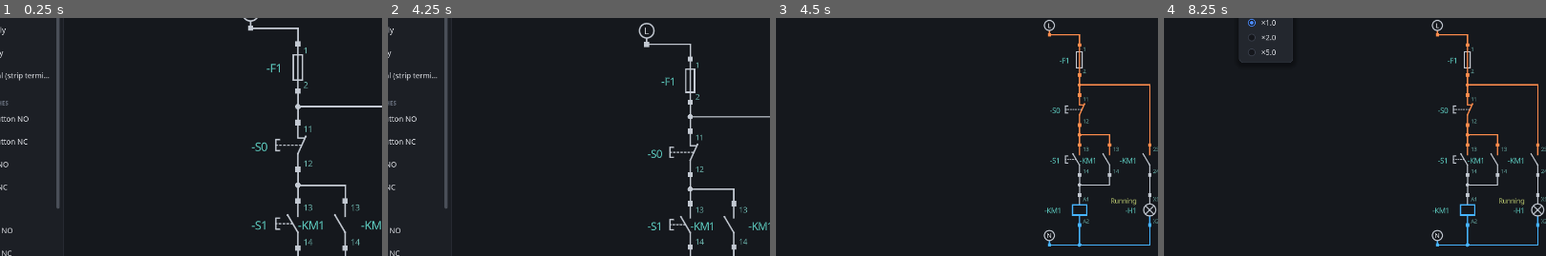
Above: before the commit, frames 1-4 (left to right).
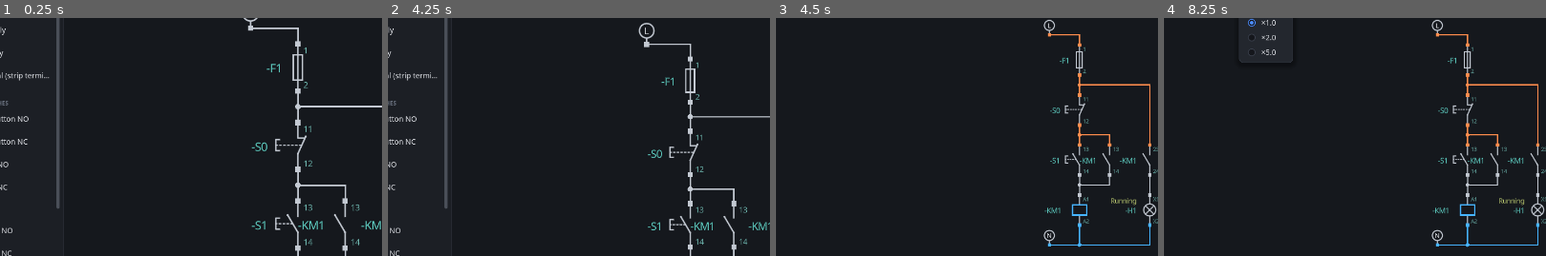
Above: after the commit, the same moments.

Repository: JarasonPC/ladder-lab
Game: Godot game, scene res://main.tscn
Same seed, same stepped clock (60 frames per second), same inputs: the game is played once before the commit and once after it.
Inputs (mouse positions are % of the whole screen's width and height, from its top left):
- Up to frame 1 (0.25 s): no input
- Up to frame 2 (4.25 s): click "Self-holding start/stop" at 0.5 s; click "Self-holding start/stop" at 1.25 s; click "File" at 2 s; click "View" at 2.75 s; click "Edit" at 3.5 s
- Up to frame 3 (4.5 s): click "Simulate" at 4.25 s
- Up to frame 4 (8.25 s): click (11, 7) at 5 s; click (11, 7) at 5.75 s; click "Vertical" at 6.5 s; click (58, 3) at 7.27 s; click "×1.0" at 8 s
The pictures show only the part of the screen within x 9-59%, y 19-69%; the shares and areas given below are measured in that part.

Frames 1-2 are identical in both runs. In frame 3, 0.2% of the frame differs, in the area x 71-98%, y 5-95%; in frame 4, 0.2%.

Commit message:
Smooth movement and blade-fixed marks everywhere, breakers start open
- Every moving part (contacts, changeovers, main contacts, fuse holders,
  breakers, buttons) moves smoothly to its new position
- Delay marks and overload hooks are fixed to the blade and turn with it;
  button and switch heads stay upright
- Circuit breakers and fuse holders start switched off
- Voltage colour stops at the terminal squares; symbols keep the line colour

Co-Authored-By: Claude Opus 5.5 <noreply@anthropic.com>
Claude-Session: https://claude.ai/code/session_0195W1p1hzfqGfpWqfXK2WuV

Diff:
--- a/sim/components/circuit_breaker.gd
+++ b/sim/components/circuit_breaker.gd
@@ -1,9 +1,10 @@
 class_name CircuitBreaker
 extends ProtectiveDevice
 ## Circuit breaker (terminals 1-2). Trips on a short circuit through it and
-## can be switched off and on by hand; switching on again resets a trip.
+## can be switched off and on by hand; switching on again resets a trip. It
+## starts switched off.
 
-var switched_on: bool = true
+var switched_on: bool = false
 
 
 func toggle() -> void:
--- a/sim/components/fuse.gd
+++ b/sim/components/fuse.gd
@@ -7,8 +7,8 @@
 
 ## Mounted in a fuse holder that can be opened (design data).
 var holder: bool = false
-## A fuse holder is closed (simulation state).
-var switched_on: bool = true
+## A fuse holder is closed (simulation state; holders start open).
+var switched_on: bool = false
 
 
 func _closed_by_state() -> bool:
--- a/sim/components/motor_breaker.gd
+++ b/sim/components/motor_breaker.gd
@@ -2,10 +2,10 @@
 extends PoleDevice
 ## Multi-pole circuit breaker (2-4 poles; 3 poles as a motor protective
 ## breaker, designation "Q1").
-## Fault current through any pole trips all poles; it is switched off and on
+## It starts switched off. Fault current through any pole trips all poles; it is switched off and on
 ## by hand, and switching on resets a trip.
 
-var switched_on: bool = true
+var switched_on: bool = false
 var tripped: bool = false
 
 
--- a/sim/components/three_pole_fuse.gd
+++ b/sim/components/three_pole_fuse.gd
@@ -9,8 +9,8 @@
 var blown: PackedByteArray = PackedByteArray([0, 0, 0])
 ## Mounted in a fuse holder that can be opened (design data).
 var holder: bool = false
-## A fuse holder is closed (simulation state).
-var switched_on: bool = true
+## A fuse holder is closed (simulation state; holders start open).
+var switched_on: bool = false
 
 
 func _init(p_designation: String) -> void:
--- a/test/unit/test_protection_faults.gd
+++ b/test/unit/test_protection_faults.gd
@@ -73,6 +73,8 @@
 	_fused_doc()
 	doc.replace_component("F1", CircuitBreaker.new("F1"))
 	var breaker: CircuitBreaker = doc.circuit.get_component("F1") as CircuitBreaker
+	assert_false(breaker.is_closed(), "a breaker starts switched off")
+	breaker.toggle()
 	_switch("S1", true)
 	_switch("S2", true)
 	sim.step()
--- a/test/unit/test_three_phase.gd
+++ b/test/unit/test_three_phase.gd
@@ -9,11 +9,19 @@
 const CCW := ThreePhaseMotor.Direction.COUNTERCLOCKWISE
 
 
+## Breakers and fuse holders start switched off: these tests switch them on.
 func _sim(doc: SchematicDocument, realistic: bool = false) -> Simulator:
+	_switch_on_protection(doc)
 	var sim: Simulator = Simulator.new(doc.circuit)
 	sim.mode = Simulator.Mode.REALISTIC if realistic else Simulator.Mode.IDEAL
 	sim.step()
 	return sim
+
+
+func _switch_on_protection(doc: SchematicDocument) -> void:
+	for c: CircuitComponent in doc.circuit.get_components():
+		if c is Fuse or c is ThreePoleFuse or c is CircuitBreaker or c is MotorBreaker:
+			c.set("switched_on", true)
 
 
 ## Steps [param seconds] in small steps; returns the event texts.
@@ -252,6 +260,7 @@
 
 func test_motor_breaker_trips_all_poles() -> void:
 	var breaker: MotorBreaker = MotorBreaker.new("Q1")
+	breaker.switched_on = true
 	var setup: Array = _protected_short(breaker, true)
 	var sim: Simulator = setup[1]
 	(setup[2] as LatchingSwitch).set_switched_on(true)
@@ -341,6 +350,9 @@
 	assert_true(lamp.energized)
 	var single: Fuse = Fuse.new("F2")
 	single.holder = true
+	assert_false(single.is_closed(), "a holder starts open")
+	single.toggle()
+	assert_true(single.is_closed())
 	single.toggle()
 	assert_false(single.is_closed(), "a 1-pole holder opens too")
 	assert_true(DocumentSerializer.component_from_dict(DocumentSerializer.component_to_dict(single)).holder)
--- a/ui/symbols/breaker_symbol.gd
+++ b/ui/symbols/breaker_symbol.gd
@@ -25,25 +25,8 @@
 const MAGNETIC: PackedVector2Array = [Vector2(-11, 31.5), Vector2(-19, 35.5), Vector2(-11, 39.5), Vector2(-11, 31.5)]
 
 
-## Seconds the blade takes to swing on the drawing.
-const SWING_TIME: float = 0.18
-
-## Shown opening of the blade, 0 closed .. 1 open, following the state
-## smoothly; -1 until set.
-var _shown: float = -1.0
-
-
 func flips_when_horizontal() -> bool:
 	return true
-
-
-func _process(delta: float) -> void:
-	var target: float = 0.0 if _closed() else 1.0
-	if _shown < 0.0:
-		_shown = target
-	elif _shown != target:
-		_shown = move_toward(_shown, target, delta / SWING_TIME)
-		queue_redraw()
 
 
 func _closed() -> bool:
@@ -63,7 +46,7 @@
 func _draw_shape(_color: Color, _width: float) -> void:
 	var tripped: bool = (component as MotorBreaker).tripped if component is MotorBreaker else (component as CircuitBreaker).tripped
 	var poles: int = component.get_terminal_names().size() / 2
-	var opening: float = _shown if _shown >= 0.0 else (0.0 if _closed() else 1.0)
+	var opening: float = shown("blade", 0.0 if _closed() else 1.0)
 	var tip: Vector2 = CLOSED_TIP.lerp(OPEN_TIP, opening)
 	# The releases are fixed to the blade: drawn for the closed blade and
 	# turned with it about the pivot.
--- a/ui/symbols/changeover_symbol.gd
+++ b/ui/symbols/changeover_symbol.gd
@@ -9,7 +9,6 @@
 const NO_END := Vector2(0, 20)
 const NC_TIP := Vector2(10, 18)
 const NO_TIP := Vector2(-3, 20)
-const OPEN_TIP := Vector2(-13, 18)
 
 
 func _designation_anchor() -> Vector2:
@@ -24,19 +23,19 @@
 	aa_line(Vector2(0, 0), NO_END, lead_color(2), lead_width(2))
 	aa_line(Vector2(G, 0), Vector2(G, 20), lead_color(1), lead_width(1))
 	aa_line(Vector2(G, 20), Vector2(9, 20), lead_color(1), lead_width(1))
-	var tip: Vector2
+	# Heading for the NO side (1) or resting on the NC side (0), moving smoothly.
+	var target: float = contact.get_travel()
 	if contact.is_path_closed(ChangeoverContact.PATH_NO):
-		tip = NO_TIP
+		target = 1.0
 	elif contact.is_path_closed(ChangeoverContact.PATH_NC):
-		tip = NC_TIP
-	else:
-		# In transit (or burnt): between the two fixed contacts.
-		var t: float = clampf(contact.get_travel(), 0.15, 0.85)
-		tip = NC_TIP.lerp(OPEN_TIP, t)
+		target = 0.0
+	var tip: Vector2 = NC_TIP.lerp(NO_TIP, shown("blade", target))
 	draw_blade(PIVOT, tip, lead_color(0), lead_width(0))
 	if contact.delayed:
+		# The delay mark is fixed to the blade and turns with it.
 		var mark: Color = SchematicTheme.WARNING if warning else SchematicTheme.LINE
-		ContactSymbol.draw_delay_mark(self, PIVOT.lerp(tip, 0.5), mark)
+		var turn: float = (tip - PIVOT).angle() - (NC_TIP - PIVOT).angle()
+		ContactSymbol.draw_delay_mark(self, PIVOT.lerp(NC_TIP, 0.5), mark, PIVOT, turn)
 
 
 func _draw_labels() -> void:
--- a/ui/symbols/contact_symbol.gd
+++ b/ui/symbols/contact_symbol.gd
@@ -17,40 +17,28 @@
 ## An open NC blade swings further away from its stop, on the same side.
 const NC_OPEN_TIP := Vector2(18, 24)
 const HOOK_END := Vector2(9, 20)
-## Seconds a button or switch takes to move on the drawing.
-const ACTUATOR_TIME: float = 0.12
-
-## Shown position of a button or switch: 0 at rest, 1 operated. It follows
-## the state smoothly, so pressing is seen as a movement; -1 until set.
-var _shown: float = -1.0
 
 
 func flips_when_horizontal() -> bool:
 	return true
 
 
-func _process(delta: float) -> void:
-	if not _is_manual():
-		set_process(false)
-		return
-	var target: float = 1.0 if _actuated() else 0.0
-	if _shown < 0.0:
-		_shown = target
-	elif _shown != target:
-		_shown = move_toward(_shown, target, delta / ACTUATOR_TIME)
-		queue_redraw()
-
-
 func _is_manual() -> bool:
 	return component is PushButton or component is LatchingSwitch
 
 
-func _actuated() -> bool:
+## Where the contact is heading: 0 at rest, 1 operated (an NO closed, an NC
+## open); between while its armature travels.
+func _operated() -> float:
+	var element: SwitchingElement = component as SwitchingElement
 	if component is PushButton:
-		return (component as PushButton).pressed
+		return 1.0 if (component as PushButton).pressed else 0.0
 	if component is LatchingSwitch:
-		return (component as LatchingSwitch).switched_on
-	return false
+		return 1.0 if (component as LatchingSwitch).switched_on else 0.0
+	if element.get_armature() != null and element.fault == SwitchingElement.Fault.NONE:
+		return element.get_travel()
+	var is_nc: bool = element.contact_type == SwitchingElement.ContactType.NC
+	return 1.0 if element.is_closed() != is_nc else 0.0
 
 
 func is_interactive() -> bool:
@@ -68,7 +56,6 @@
 func _draw_shape(color: Color, _width: float) -> void:
 	var element: SwitchingElement = component as SwitchingElement
 	var is_nc: bool = element.contact_type == SwitchingElement.ContactType.NC
-	var closed: bool = element.is_closed()
 	# Fixed contact at terminal 0 (top), pivot at terminal 1 (bottom).
 	var fixed_color: Color = lead_color(0)
 	var fixed_width: float = lead_width(0)
@@ -79,33 +66,32 @@
 	aa_line(Vector2(0, 3 * G), pivot, pivot_color, pivot_width)
 	if is_nc:
 		aa_line(FIXED_END, HOOK_END, fixed_color, fixed_width)
-	var tip: Vector2 = NC_OPEN_TIP if is_nc else OPEN_TIP
-	if closed:
-		tip = NC_CLOSED_TIP if is_nc else NO_CLOSED_TIP
-	if _is_manual():
-		# Buttons and switches move smoothly between rest and operated.
-		var s: float = _shown if _shown >= 0.0 else (1.0 if _actuated() else 0.0)
-		tip = NC_CLOSED_TIP.lerp(NC_OPEN_TIP, s) if is_nc else OPEN_TIP.lerp(NO_CLOSED_TIP, s)
-	elif element.get_armature() != null and not closed:
-		# Contacts are drawn where their armature or actuator is, so they visibly move.
-		var travel: float = element.get_travel()
-		if is_nc:
-			tip = NC_CLOSED_TIP.lerp(NC_OPEN_TIP, clampf((travel - Armature.NC_REMAKE) / (1.0 - Armature.NC_REMAKE), 0.15, 1.0))
-		else:
-			tip = OPEN_TIP.lerp(NO_CLOSED_TIP, minf(travel, 0.85))
+	# Drawn where it is heading, moving smoothly (an NC breaks only after
+	# the armature has passed the re-make point, as in REALISTIC mode).
+	var s: float = shown("blade", _operated())
+	var rest_tip: Vector2 = NC_CLOSED_TIP if is_nc else OPEN_TIP
+	var tip: Vector2
+	if is_nc:
+		tip = NC_CLOSED_TIP.lerp(NC_OPEN_TIP, clampf((s - Armature.NC_REMAKE) / (1.0 - Armature.NC_REMAKE), 0.0, 1.0) if element.get_armature() != null else s)
+	else:
+		tip = OPEN_TIP.lerp(NO_CLOSED_TIP, s)
 	draw_blade(pivot, tip, pivot_color, pivot_width)
 	var middle: Vector2 = pivot.lerp(tip, 0.5)
+	# Marks fixed to the blade turn with it; the button and switch heads stay
+	# upright and only follow the blade's middle.
+	var turn: float = (tip - pivot).angle() - (rest_tip - pivot).angle()
+	var rest_middle: Vector2 = pivot.lerp(rest_tip, 0.5)
 	# The actuator is insulated from the contact: never live.
 	color = SchematicTheme.WARNING if warning else SchematicTheme.LINE
 
 	if component is PushButton:
-		_draw_push_actuator(middle, _shown if _shown >= 0.0 else (1.0 if _actuated() else 0.0), color)
+		_draw_push_actuator(middle, s, color)
 	elif component is LatchingSwitch:
 		_draw_turn_actuator(middle, (component as LatchingSwitch).switched_on, color)
 	elif component is OverloadContact:
-		_draw_thermal_actuator(middle, color)
+		_draw_thermal_actuator(rest_middle, color, pivot, turn)
 	elif component is Contact and (component as Contact).delayed:
-		draw_delay_mark(self, middle, color)
+		draw_delay_mark(self, rest_middle, color, pivot, turn)
 
 
 ## Dashed stem (mechanical link) from the blade to the button head, a
@@ -119,12 +105,16 @@
 	aa_line(Vector2(head_x, y + 7), Vector2(head_x + 5, y + 7), color, 1.8)
 
 
-## Stem from the blade to the hook of the thermal release, as in the guide.
-func _draw_thermal_actuator(middle: Vector2, color: Color) -> void:
+## Stem from the blade to the hook of the thermal release, as in the guide;
+## drawn for the blade at rest ([param middle]) and turned by [param turn]
+## about [param pivot] with the blade.
+func _draw_thermal_actuator(middle: Vector2, color: Color, pivot: Vector2, turn: float) -> void:
 	var y: float = middle.y
 	var x: float = -28.0
-	aa_line(Vector2(x, y), Vector2(middle.x - 1.0, y), color, 1.4)
-	aa_polyline(PackedVector2Array([Vector2(x, y), Vector2(x, y - 8), Vector2(x + 6, y - 8)]), color, 1.8)
+	var on_blade: Callable = func(p: Vector2) -> Vector2:
+		return pivot + (p - pivot).rotated(turn)
+	aa_line(on_blade.call(Vector2(x, y)), on_blade.call(Vector2(middle.x - 1.0, y)), color, 1.4)
+	aa_polyline(PackedVector2Array([on_blade.call(Vector2(x, y)), on_blade.call(Vector2(x, y - 8)), on_blade.call(Vector2(x + 6, y - 8))]), color, 1.8)
 
 
 func _draw_turn_actuator(middle: Vector2, switched_on: bool, color: Color) -> void:
@@ -140,11 +130,15 @@
 ## Time relay contact mark (the "parachute"): a half circle ")" on the left
 ## of the blade at [param middle], its apex joined to the blade by two short
 ## lines. Shared with [ChangeoverSymbol].
-static func draw_delay_mark(symbol: SchematicSymbol, middle: Vector2, color: Color) -> void:
+## Drawn for the blade at rest ([param middle]) and turned by [param turn]
+## about [param pivot], fixed to the blade.
+static func draw_delay_mark(symbol: SchematicSymbol, middle: Vector2, color: Color, pivot: Vector2 = Vector2.ZERO, turn: float = 0.0) -> void:
 	var radius: float = 6.0
 	var y: float = middle.y
 	var w: float = SchematicTheme.LINE_WIDTH * 0.75
+	var on_blade: Callable = func(p: Vector2) -> Vector2:
+		return pivot + (p - pivot).rotated(turn)
 	var c: Vector2 = Vector2(-20.0, y)
-	symbol.aa_arc(c, radius, -PI * 0.5, PI * 0.5, 12, color, w)
-	symbol.aa_line(Vector2(c.x + radius, y - 2.5), Vector2(middle.x - 1.0, y - 2.5), color, w)
-	symbol.aa_line(Vector2(c.x + radius, y + 2.5), Vector2(middle.x - 1.0, y + 2.5), color, w)
+	symbol.aa_arc(on_blade.call(c), radius, -PI * 0.5 + turn, PI * 0.5 + turn, 12, color, w)
+	symbol.aa_line(on_blade.call(Vector2(c.x + radius, y - 2.5)), on_blade.call(Vector2(middle.x - 1.0, y - 2.5)), color, w)
+	symbol.aa_line(on_blade.call(Vector2(c.x + radius, y + 2.5)), on_blade.call(Vector2(middle.x - 1.0, y + 2.5)), color, w)
--- a/ui/symbols/fuse_symbol.gd
+++ b/ui/symbols/fuse_symbol.gd
@@ -27,7 +27,7 @@
 func _draw_shape(color: Color, width: float) -> void:
 	var fuse: Fuse = component as Fuse
 	if fuse.holder:
-		_draw_holder(self, Vector2.ZERO, 0, 1, fuse.switched_on, fuse.tripped, color, width)
+		_draw_holder(self, Vector2.ZERO, 0, 1, shown("holder", 1.0 if fuse.switched_on else 0.0), fuse.tripped, color, width)
 		return
 	aa_line(Vector2(0, 0), Vector2(0, BOX.position.y), lead_color(0), lead_width(0))
 	aa_line(Vector2(0, BOX.end.y), Vector2(0, 3 * G), lead_color(1), lead_width(1))
@@ -52,8 +52,8 @@
 
 ## Half the width of a fuse holder's body, measured horizontally through its
 ## middle (wider when the blade is open and tilted).
-static func holder_half_extent(closed: bool) -> float:
-	var along: Vector2 = ((HOLDER_FIXED if closed else HOLDER_OPEN_TIP) - HOLDER_PIVOT).normalized()
+static func holder_half_extent(closed: float) -> float:
+	var along: Vector2 = (HOLDER_OPEN_TIP.lerp(HOLDER_FIXED, closed) - HOLDER_PIVOT).normalized()
 	var extent: float = HOLDER_HALF_WIDTH / absf(along.y)
 	if absf(along.x) > 0.001:
 		extent = minf(extent, HOLDER_HALF_LENGTH / absf(along.x))
@@ -62,14 +62,15 @@
 
 ## Fuse holder pole at [param x]: the blade carries the fuse body. Shared with
 ## [ThreePoleFuseSymbol]. Returns the middle of the fuse body.
-static func _draw_holder(symbol: SchematicSymbol, x: Vector2, top: int, bottom: int, closed: bool, blown: bool, color: Color, width: float) -> Vector2:
+## [param closed] 0 open .. 1 closed (moving smoothly in between).
+static func _draw_holder(symbol: SchematicSymbol, x: Vector2, top: int, bottom: int, closed: float, blown: bool, color: Color, width: float) -> Vector2:
 	var g: float = SymbolGeometry.GRID
 	var pivot: Vector2 = x + HOLDER_PIVOT
 	var fixed_end: Vector2 = x + HOLDER_FIXED
 	symbol.aa_line(x, fixed_end, symbol.lead_color(top), symbol.lead_width(top))
 	symbol.aa_line(x + Vector2(0, 3 * g), pivot, symbol.lead_color(bottom), symbol.lead_width(bottom))
 	# Closed, the blade runs straight on to the fixed contact.
-	var tip: Vector2 = fixed_end if closed else x + HOLDER_OPEN_TIP
+	var tip: Vector2 = (x + HOLDER_OPEN_TIP).lerp(fixed_end, closed)
 	var blade: Color = symbol.lead_color(bottom) if symbol.reach(bottom) != SchematicSymbol.REACH_NONE else color
 	symbol.draw_blade(pivot, tip, blade, symbol.lead_width(bottom))
 	# The fuse body sits on the blade.
--- a/ui/symbols/main_contacts_symbol.gd
+++ b/ui/symbols/main_contacts_symbol.gd
@@ -28,20 +28,20 @@
 
 func _draw_shape(_color: Color, _width: float) -> void:
 	var contacts: MainContacts = component as MainContacts
-	var travel: float = contacts.get_travel()
+	# All blades on one armature, moving smoothly to where it is heading.
+	var target: float = 1.0 if contacts.is_path_closed(0) else minf(contacts.get_travel(), 0.85)
+	if contacts.fault == SwitchingElement.Fault.OPEN:
+		target = 0.0
+	var tip: Vector2 = OPEN_TIP.lerp(CLOSED_TIP, shown("blade", target))
 	var poles: int = component.get_terminal_names().size() / 2
 	var link_x: PackedFloat32Array = PackedFloat32Array()
 	for pole: int in poles:
 		var x: Vector2 = Vector2(pole_x(pole), 0)
-		var closed: bool = contacts.is_path_closed(pole)
 		var top: int = pole * 2
 		var bottom: int = top + 1
 		aa_line(x, x + FIXED_END, lead_color(top), lead_width(top))
 		aa_arc(x + ARC_CENTER, ARC_RADIUS, PI * 0.5, PI * 1.5, 10, lead_color(top), SchematicTheme.LINE_WIDTH * 0.8)
 		aa_line(x + Vector2(0, 3 * G), x + PIVOT, lead_color(bottom), lead_width(bottom))
-		var tip: Vector2 = CLOSED_TIP if closed else OPEN_TIP.lerp(CLOSED_TIP, minf(travel, 0.85))
-		if contacts.fault == SwitchingElement.Fault.OPEN:
-			tip = OPEN_TIP
 		draw_blade(x + PIVOT, x + tip, lead_color(bottom), lead_width(bottom))
 		link_x.append(x.x + PIVOT.x + (tip.x - PIVOT.x) * (PIVOT.y - LINK_Y) / (PIVOT.y - tip.y))
 	if poles > 1:
--- a/ui/symbols/motor_symbol.gd
+++ b/ui/symbols/motor_symbol.gd
@@ -9,6 +9,7 @@
 
 
 func _process(delta: float) -> void:
+	super(delta)
 	if (component as Load).energized:
 		_angle = fmod(_angle + delta * TAU, TAU)
 
--- a/ui/symbols/schematic_symbol.gd
+++ b/ui/symbols/schematic_symbol.gd
@@ -85,6 +85,33 @@
 	drawn_scale = _k
 
 
+# --- Smooth movement ----------------------------------------------------------
+
+## Seconds a moving part (blade, button, holder) takes on the drawing.
+const MOVE_TIME: float = 0.15
+
+var _shown: Dictionary[String, float] = {}
+var _targets: Dictionary[String, float] = {}
+
+
+## Position (0..1) to draw a moving part [param key] at: it follows
+## [param target] smoothly over [constant MOVE_TIME], so switching is seen as
+## a movement rather than a jump. The first value is taken as it is.
+func shown(key: String, target: float) -> float:
+	_targets[key] = target
+	if not _shown.has(key):
+		_shown[key] = target
+	return _shown[key]
+
+
+func _process(delta: float) -> void:
+	for key: String in _targets:
+		var now: float = _shown.get(key, _targets[key])
+		if now != _targets[key]:
+			_shown[key] = move_toward(now, _targets[key], delta / MOVE_TIME)
+			queue_redraw()
+
+
 # --- Drawing helpers: antialiased with a one-pixel edge (see _draw) --------------
 
 func aa_line(from: Vector2, to: Vector2, color: Color, width: float = -1.0) -> void:
@@ -156,7 +183,7 @@
 	return false
 
 
-## Colour of the symbol body. Voltage reach shows on the leads only; a coil
+## Colour of the symbol body. Voltage reach shows on the wires only; a coil
 ## is the exception and takes the colour of the first phase that reaches it
 ## (else N when N does).
 func stroke_color() -> Color:
@@ -176,15 +203,15 @@
 	return SchematicTheme.LIVE_WIDTH if warning or any_live() or live.has(REACH_N) else SchematicTheme.LINE_WIDTH
 
 
-## Colour of the lead and contact parts on the side of one terminal.
-func lead_color(terminal_index: int) -> Color:
-	if warning:
-		return SchematicTheme.WARNING
-	return SchematicTheme.reach_color(reach(terminal_index))
-
-
-func lead_width(terminal_index: int) -> float:
-	return SchematicTheme.LIVE_WIDTH if warning or reach(terminal_index) != REACH_NONE else SchematicTheme.LINE_WIDTH
+## Colour of the lead and contact parts on the side of one terminal. The
+## voltage shows on the wires up to the terminal squares, not inside the
+## symbol: leads stay in the line colour.
+func lead_color(_terminal_index: int) -> Color:
+	return SchematicTheme.WARNING if warning else SchematicTheme.LINE
+
+
+func lead_width(_terminal_index: int) -> float:
+	return SchematicTheme.LIVE_WIDTH if warning else SchematicTheme.LINE_WIDTH
 
 
 ## Contact blade: a line with round ends, so slanted blades meet their
--- a/ui/symbols/three_phase_motor_symbol.gd
+++ b/ui/symbols/three_phase_motor_symbol.gd
@@ -13,6 +13,7 @@
 
 
 func _process(delta: float) -> void:
+	super(delta)
 	var motor: ThreePhaseMotor = component as ThreePhaseMotor
 	if motor.is_running():
 		var turn: float = 1.0 if motor.direction == ThreePhaseMotor.Direction.CLOCKWISE else -1.0
--- a/ui/symbols/three_pole_fuse_symbol.gd
+++ b/ui/symbols/three_pole_fuse_symbol.gd
@@ -22,10 +22,10 @@
 	if fuse.holder:
 		var middles: PackedVector2Array = PackedVector2Array()
 		for pole: int in fuse.poles:
-			middles.append(FuseSymbol._draw_holder(self, Vector2(pole_x(pole), 0), pole * 2, pole * 2 + 1, fuse.switched_on, fuse.blown[pole] == 1, color, width))
+			middles.append(FuseSymbol._draw_holder(self, Vector2(pole_x(pole), 0), pole * 2, pole * 2 + 1, shown("holder", 1.0 if fuse.switched_on else 0.0), fuse.blown[pole] == 1, color, width))
 		# The link runs between the fuse bodies, never across them.
 		var link: Color = SchematicTheme.WARNING if warning else SchematicTheme.LINE
-		var gap: float = FuseSymbol.holder_half_extent(fuse.switched_on) + 2.0
+		var gap: float = FuseSymbol.holder_half_extent(shown("holder", 1.0 if fuse.switched_on else 0.0)) + 2.0
 		for pole: int in range(fuse.poles - 1):
 			var from: Vector2 = middles[pole] + Vector2(gap, 0)
 			var to: Vector2 = middles[pole + 1] - Vector2(gap, 0)
Not shown, changed: CLAUDE.md
